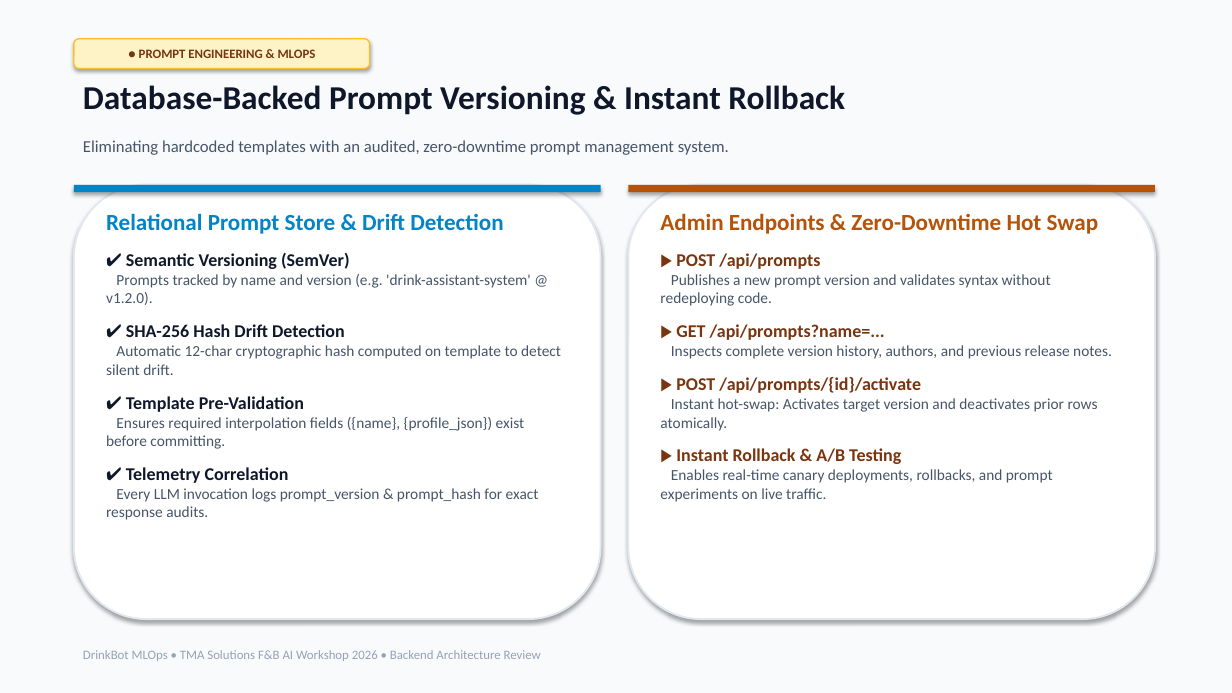
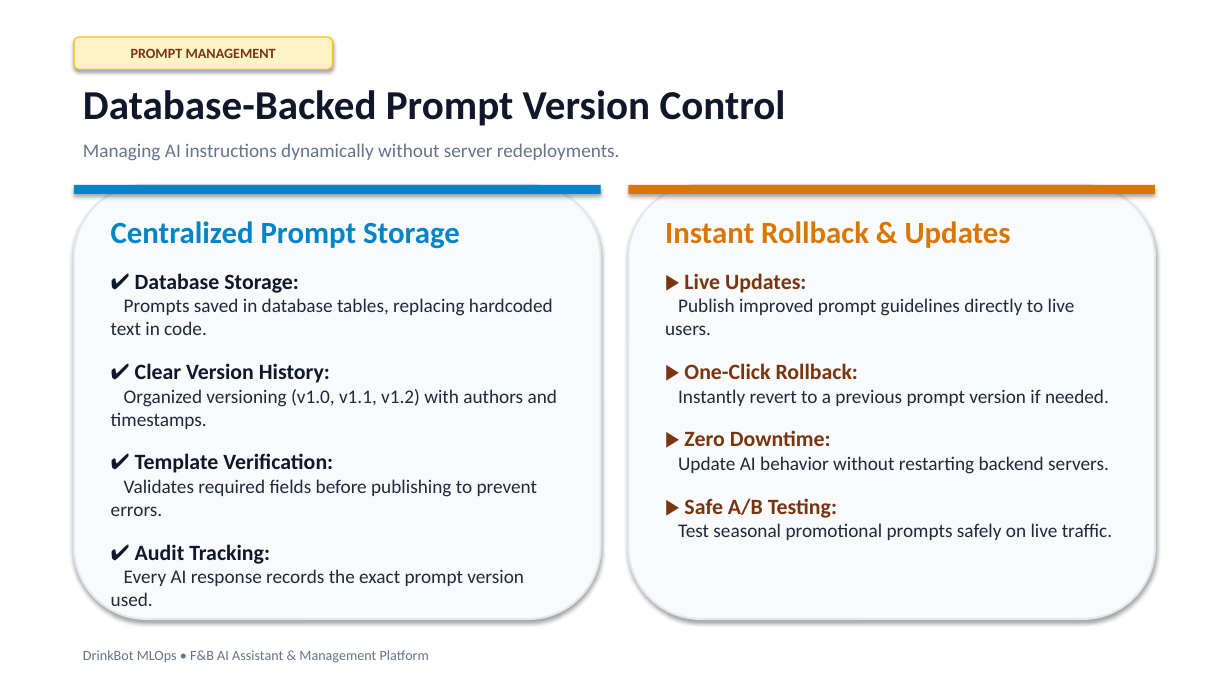
Before and after one commit to meowcosmetic/mlops_coffee, a slide deck: slide 6 of DrinkBot_MLOps_Presentation_EN.pptx. Drawn at 1232x693 pixels with LibreOffice and Linux fonts; fonts in the diff are those of the drawing. Boxes give left, top, right and bottom in pixels: in the first picture for what was removed or moved away, otherwise in the second. Text is boxed around its words. In the diff, an @@ line names an element or a change of style, - is before the commit and + after.

Commit message:
docs(slides): revamp English PPTX with extra-large typography and clean high-level architecture

```diff
--- a/DrinkBot_MLOps_Presentation_EN.pptx
+++ b/DrinkBot_MLOps_Presentation_EN.pptx
@@ rectangle at box(0, 0, 1232, 693): fill #F8FAFC to #FFFFFF @@
@@ rounded rectangle "PROMPT MANAGEMENT": place and size @@
-rounded rectangle "PROMPT MANAGEMENT" at box(74, 39, 370, 68)
+rounded rectangle "PROMPT MANAGEMENT" at box(74, 37, 333, 69)
@@ text in rounded rectangle at box(131, 48, 276, 58): text changed; size 10 to 11 pt @@
-● PROMPT ENGINEERING & MLOPS
+PROMPT MANAGEMENT
@@ text at box(83, 90, 786, 126): text changed; size 26 to 32 pt @@
-Database-Backed Prompt Versioning & Instant Rollback
+Database-Backed Prompt Version Control
@@ text at box(83, 143, 620, 161): text changed; size 13 to 15 pt; text colour #475569 to #64748B @@
-Eliminating hardcoded templates with an audited, zero-downtime prompt management system.
+Managing AI instructions dynamically without server redeployments.
@@ rounded rectangle at box(74, 185, 601, 619): fill #FFFFFF to #F8FAFC @@
@@ rounded rectangle at box(628, 185, 1155, 619): fill #FFFFFF to #F8FAFC @@
@@ rectangle at box(628, 185, 1155, 194): fill #B45309 to #D97706 @@
@@ text at box(111, 221, 557, 612): text changed; size 12 to 15 pt; text colour #475569 to #1E293B @@
-Relational Prompt Store & Drift Detection
-✔ Semantic Versioning (SemVer)
-Prompts tracked by name and version (e.g. 'drink-assistant-system' @ v1.2.0).
-✔ SHA-256 Hash Drift Detection
-Automatic 12-char cryptographic hash computed on template to detect silent drift.
-✔ Template Pre-Validation
-Ensures required interpolation fields ({name}, {profile_json}) exist before committing.
-✔ Telemetry Correlation
-Every LLM invocation logs prompt_version & prompt_hash for exact response audits.
+Centralized Prompt Storage
+✔ Database Storage:
+Prompts saved in database tables, replacing hardcoded text in code.
+✔ Clear Version History:
+Organized versioning (v1.0, v1.1, v1.2) with authors and timestamps.
+✔ Template Verification:
+Validates required fields before publishing to prevent errors.
+✔ Audit Tracking:
+Every AI response records the exact prompt version used.
@@ text at box(665, 221, 1112, 540): text changed; size 12 to 15 pt; text colour #475569 to #1E293B @@
-Admin Endpoints & Zero-Downtime Hot Swap
-▶ POST /api/prompts
-Publishes a new prompt version and validates syntax without redeploying code.
-▶ GET /api/prompts?name=...
-Inspects complete version history, authors, and previous release notes.
-▶ POST /api/prompts/{id}/activate
-Instant hot-swap: Activates target version and deactivates prior rows atomically.
-▶ Instant Rollback & A/B Testing
-Enables real-time canary deployments, rollbacks, and prompt experiments on live traffic.
+Instant Rollback & Updates
+▶ Live Updates:
+Publish improved prompt guidelines directly to live users.
+▶ One-Click Rollback:
+Instantly revert to a previous prompt version if needed.
+▶ Zero Downtime:
+Update AI behavior without restarting backend servers.
+▶ Safe A/B Testing:
+Test seasonal promotional prompts safely on live traffic.
@@ text at box(83, 650, 429, 663): text changed; size 10 to 11 pt; text colour #94A3B8 to #64748B @@
-DrinkBot MLOps • TMA Solutions F&B AI Workshop 2026 • Backend Architecture Review
+DrinkBot MLOps • F&B AI Assistant & Management Platform
```
Also in this commit, not shown: 6 other slides changed, 3 slides added, 3 slides removed, 2 other files.
